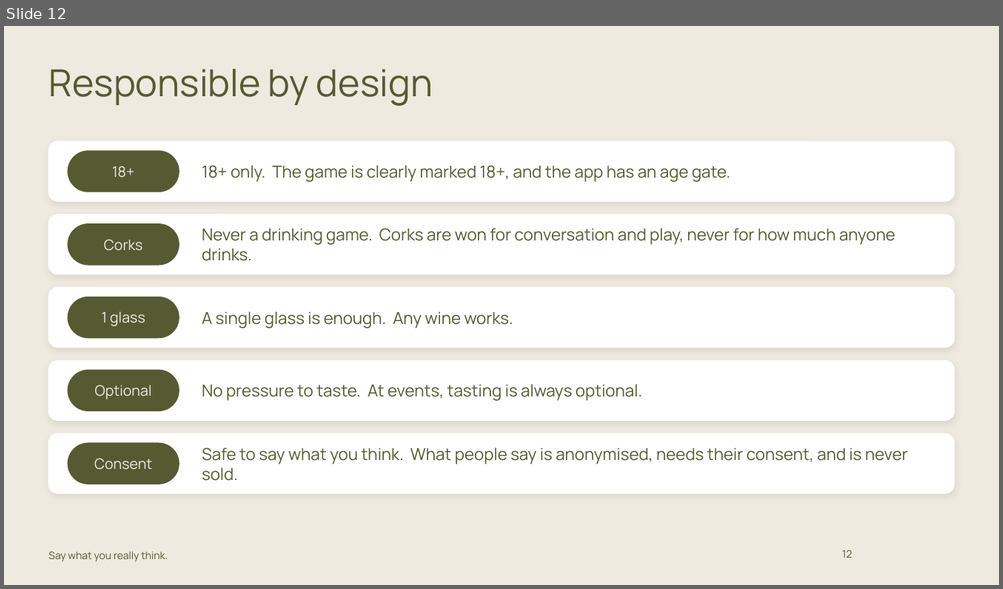
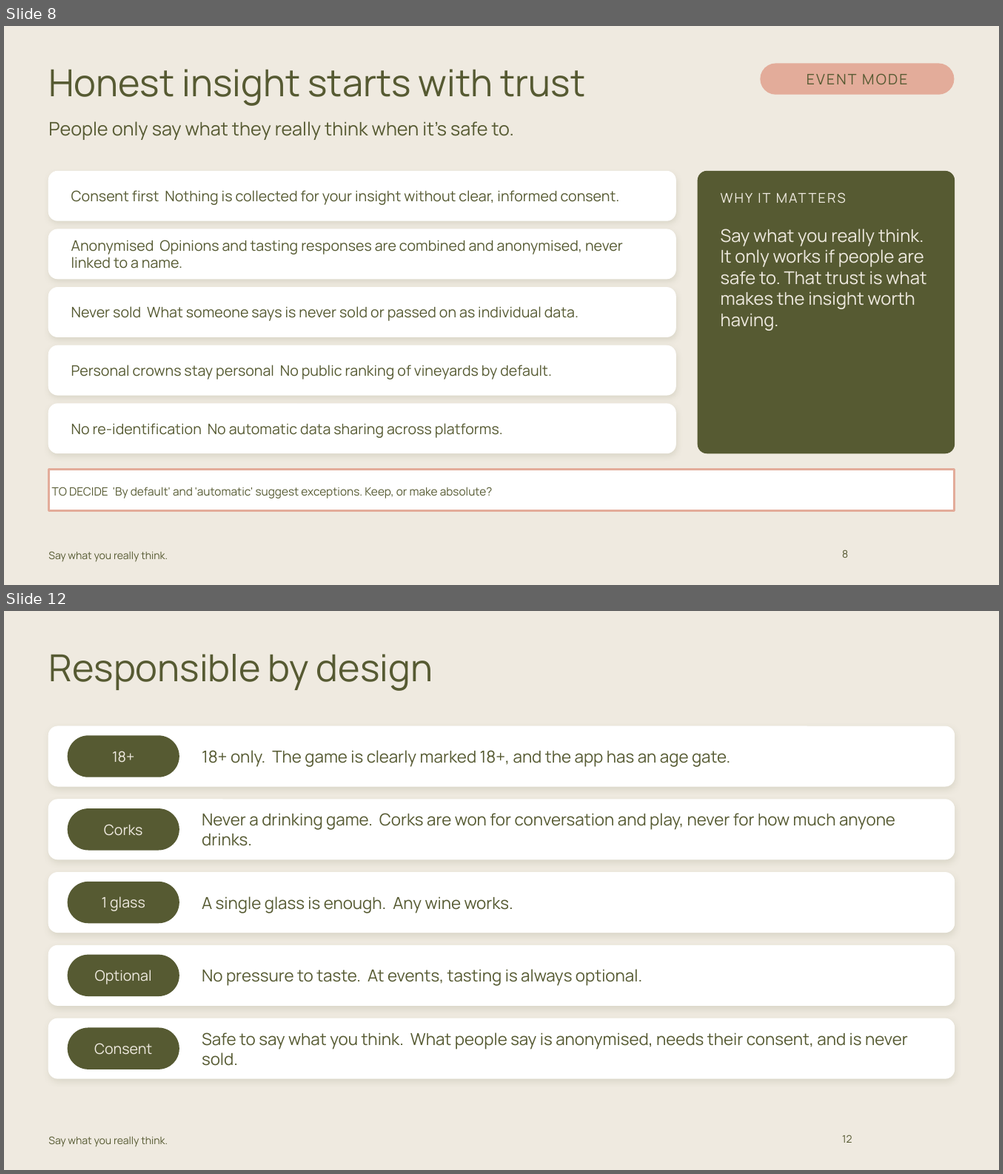
Before and after one commit to carrie147/entre-amis-brand-agent, a slide deck: decks/Entre Amis - Event Mode pack - DRAFT.pptx. Shown one above the other, each under a label of ours: slide 12 before the commit, slides 8 and 12 after it; the slides between them are not shown. The pictures are 1003x589 and 1003x1174 pixels, drawn with LibreOffice and Linux fonts; fonts in the diff are those of the drawing; background and template pictures are left out. Boxes give left, top, right and bottom in pixels: in the first picture for what was removed or moved away, otherwise in the second. Text is boxed around its words. In the diff, an @@ line names an element or a change of style, - is before the commit and + after.

```diff
--- a/decks/Entre Amis - Event Mode pack - DRAFT.pptx
+++ b/decks/Entre Amis - Event Mode pack - DRAFT.pptx
@@ slide 8 added at bbox=[4, 26, 999, 585], background #EFEAE0; not listed: 1 template element that a slide beside it also shows @@
@@ title added at bbox=[48, 69, 585, 106], 36 pt, text #565A32 @@
+Honest insight starts with trust
@@ rounded rectangle added at bbox=[760, 63, 954, 95], fill #E3AC9A, 14 pt, text #565A32 @@
+EVENT MODE
@@ text added at bbox=[48, 121, 514, 140], 18 pt, text #565A32 @@
+People only say what they really think when it's safe to.
@@ rounded rectangle added at bbox=[48, 172, 675, 221], fill #FFFFFF, outline #FFFFFF 1 pt @@
@@ rounded rectangle added at bbox=[698, 172, 954, 454], fill #565A32, outline #565A32 1 pt @@
@@ text added at bbox=[71, 190, 620, 205], 14 pt, text #565A32 @@
+Consent first Nothing is collected for your insight without clear, informed consent.
@@ rounded rectangle added at bbox=[48, 230, 675, 279], fill #FFFFFF, outline #FFFFFF 1 pt @@
@@ text added at bbox=[71, 240, 623, 269], 14 pt, text #565A32 @@
+Anonymised Opinions and tasting responses are combined and anonymised, never linked to a name.
@@ text added at bbox=[720, 229, 926, 331], 17 pt, text #EFEAE0 @@
+WHY IT MATTERS
+Say what you really think. It only works if people are safe to. That trust is what makes the insight worth having.
@@ rounded rectangle added at bbox=[48, 288, 675, 337], fill #FFFFFF, outline #FFFFFF 1 pt @@
@@ text added at bbox=[71, 306, 578, 321], 14 pt, text #565A32 @@
+Never sold What someone says is never sold or passed on as individual data.
@@ rounded rectangle added at bbox=[48, 346, 675, 395], fill #FFFFFF, outline #FFFFFF 1 pt @@
@@ text added at bbox=[71, 365, 552, 380], 14 pt, text #565A32 @@
+Personal crowns stay personal No public ranking of vineyards by default.
@@ rounded rectangle added at bbox=[48, 404, 675, 454], fill #FFFFFF, outline #FFFFFF 1 pt @@
@@ text added at bbox=[71, 423, 503, 438], 14 pt, text #565A32 @@
+No re-identification No automatic data sharing across platforms.
@@ rectangle added at bbox=[48, 470, 954, 511], fill #FFFFFF, outline #E3AC9A 2 pt, 11 pt, text #565A32 @@
+TO DECIDE 'By default' and 'automatic' suggest exceptions. Keep, or make absolute?
@@ page number added at bbox=[842, 550, 848, 558], 10 pt, text #565A32 @@
+8
```
Also in this commit, not shown: 7 slides changed, 4 other slides added, 5 slides removed, 2 other files.
